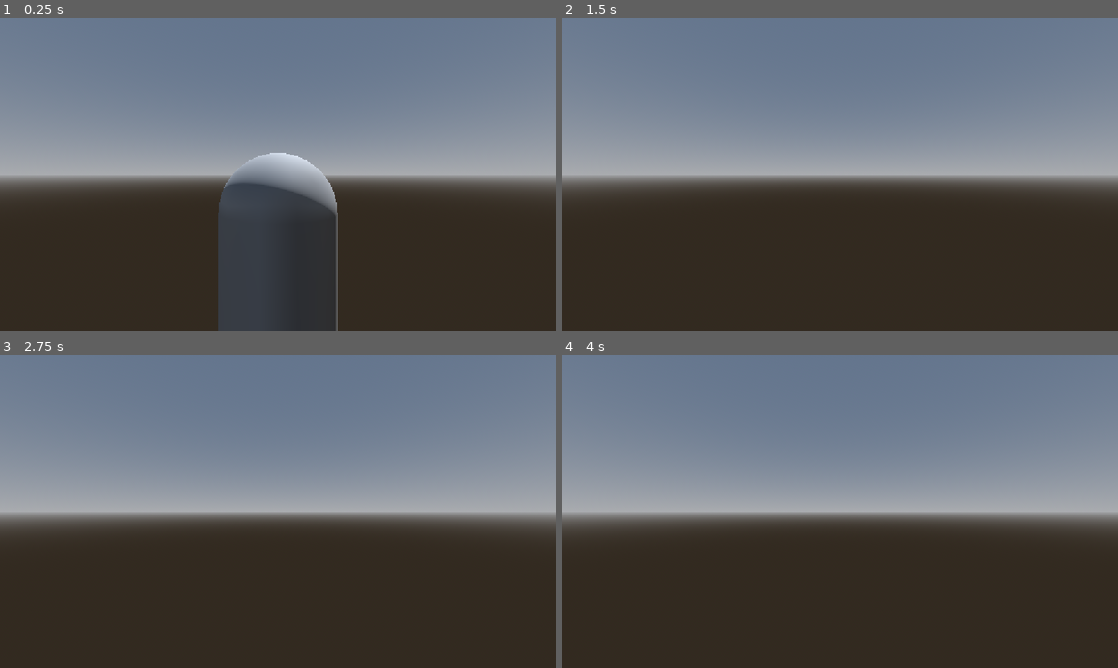
Above: before the commit, frames 1-4 (two rows, left to right).
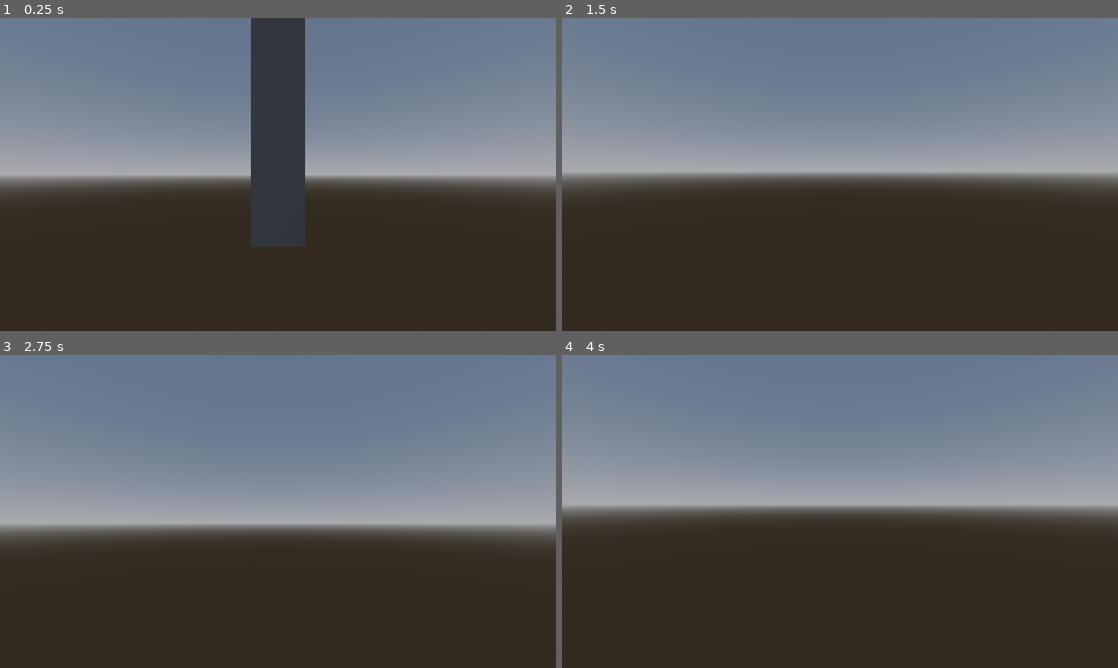
Above: after the commit, the same moments.

Repository: Mariana-Teixeira/ISTEC_Jogo_RPG
Game: Godot game, scene res://scenes/game.tscn
Same seed, same stepped clock (60 frames per second), same inputs: the game is played once before the commit and once after it.
Inputs (mouse positions are in pixels of both pictures, inside the frame that each line leads up to):
- Up to frame 1 (0.25 s): no input
- Up to frame 2 (1.5 s): tap Enter at 0.5 s; move the mouse to (867, 174) at 0.52 s; hold W (move_forward) from 0.53 s (still down); move the mouse to (812, 174) at 1.27 s
- Up to frame 3 (2.75 s): keep holding W (move_forward); tap Space at 2 s; move the mouse to (289, 505) at 2.02 s
- Up to frame 4 (4 s): keep holding W (move_forward); tap Enter at 2.75 s; move the mouse to (834, 517) at 2.77 s; tap Space at 3.5 s; move the mouse to (878, 514) at 3.52 s

The runs differ from the first frame. In frame 1, 11% of the frame differs, in the area x 39-61%, y 0-100%; in frame 2, 1.7%; in frame 3, 7.2%; in frame 4, 5.2%.

Commit message:
First Person Movement

Diff:
--- a/Controllers/Player/player_controller.gd
+++ b/Controllers/Player/player_controller.gd
@@ -1,5 +1,4 @@
 extends CharacterBody3D
-
 
 @export var look_sensitivity: float = 0.005
 
@@ -19,7 +18,7 @@
 
 func _unhandled_input(event):
 	if event is InputEventMouseMotion and Input.mouse_mode == Input.MOUSE_MODE_CAPTURED:
-		head.rotate_y(-event.relative.x * look_sensitivity)
+		rotate_y(-event.relative.x * look_sensitivity)
 		camera.rotate_x(-event.relative.y * look_sensitivity)
 		camera.rotation.x = clamp(camera.rotation.x, deg_to_rad(-80), deg_to_rad(80))
 
@@ -43,7 +42,7 @@
 	if direction != Vector3.ZERO:
 		direction = direction.normalized()
 		# Setting the basis property will affect the rotation of the node.
-		basis = Basis.looking_at(direction)
+		# basis = Basis.looking_at(direction)
 
 	# Ground Velocity
 	target_velocity.x = direction.x * speed
--- a/scenes/game.tscn
+++ b/scenes/game.tscn
@@ -14,7 +14,7 @@
 sky = SubResource("Sky_yqjtg")
 
 [sub_resource type="BoxShape3D" id="BoxShape3D_eq2t1"]
-size = Vector3(4.504883, 1.0668945, 5.5703125)
+size = Vector3(106.87402, 1.0668945, 247.6875)
 
 [node name="Game" type="Node3D" unique_id=615727027]
 
@@ -24,9 +24,6 @@
 [node name="DirectionalLight3D" type="DirectionalLight3D" parent="." unique_id=1459250053]
 transform = Transform3D(-0.8660254, -0.43301278, 0.25, 0, 0.49999997, 0.86602545, -0.50000006, 0.75, -0.43301266, 0, 0, 0)
 shadow_enabled = true
-
-[node name="Camera3D" type="Camera3D" parent="." unique_id=1883082407]
-transform = Transform3D(1, 0, 0, 0, 1, 0, 0, 0, 1, 0, 1.1227413, 1.7824087)
 
 [node name="Player" parent="." unique_id=2077024448 instance=ExtResource("1_uwrxv")]
 speed = 14
@@ -38,3 +35,10 @@
 [node name="CollisionShape3D" type="CollisionShape3D" parent="StaticBody3D" unique_id=785847214]
 transform = Transform3D(1, 0, 0, 0, 1, 0, 0, 0, 1, 0, -1.2256231, 0.07324445)
 shape = SubResource("BoxShape3D_eq2t1")
+
+[node name="CSGCombiner3D" type="CSGCombiner3D" parent="." unique_id=1082899194]
+transform = Transform3D(1, 0, 0, 0, 1, 0, 0, 0, 1, 0, 3.798757, -11.159532)
+
+[node name="CSGBox3D" type="CSGBox3D" parent="CSGCombiner3D" unique_id=1152501965]
+transform = Transform3D(1, 0, 0, 0, 1, 0, 0, 0, 1, 0, -1.9950957, 6.868225)
+size = Vector3(1, 5.6955566, 1)
